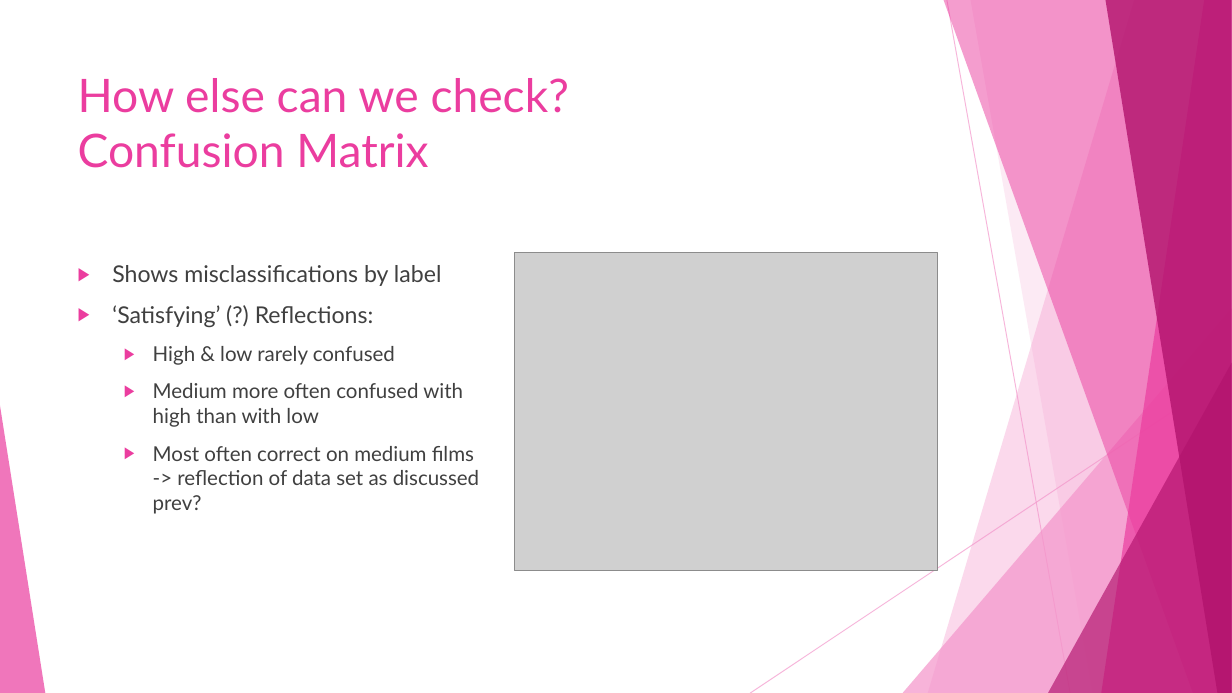
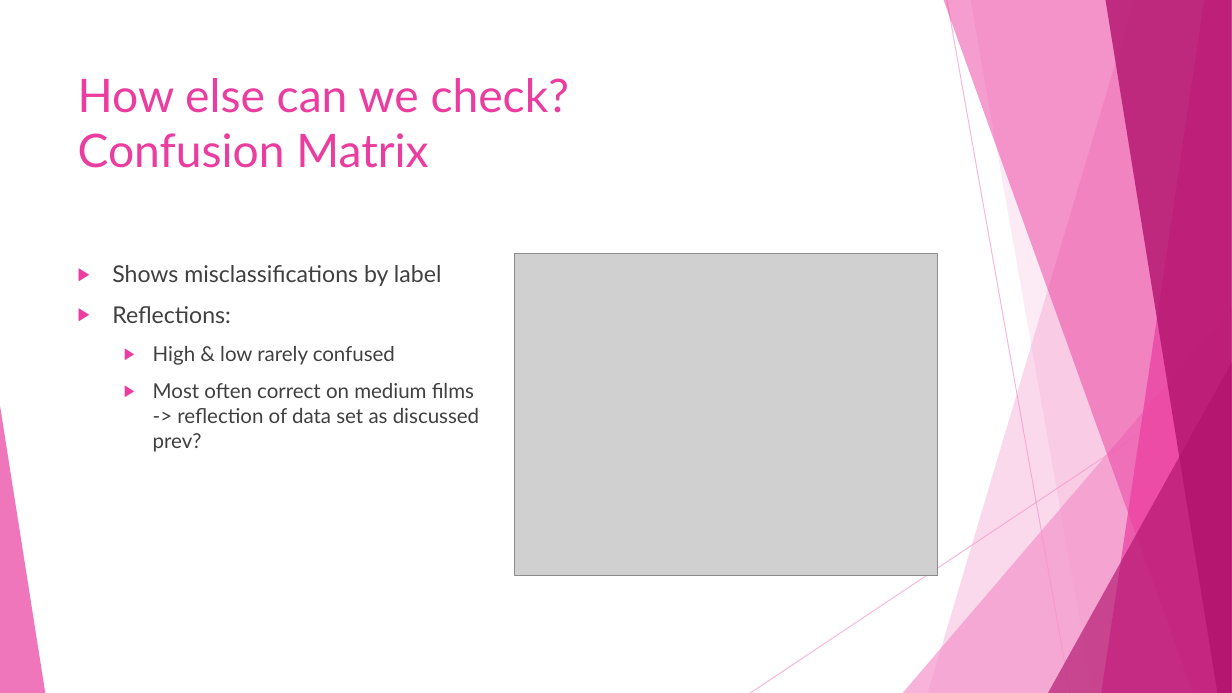
Before and after one commit to katjad/iris-robot-imdb, a slide deck: slide 12 of IMDb Data Exploration & Machine Learning.pptx (slide 9 before the commit). Drawn at 1232x693 pixels with LibreOffice and Linux fonts; fonts in the diff are those of the drawing; grey boxes stand for pictures. Boxes give left, top, right and bottom in pixels: in the first picture for what was removed or moved away, otherwise in the second. Text is boxed around its words. In the diff, an @@ line names an element or a change of style, - is before the commit and + after.

```diff
--- a/IMDb Data Exploration & Machine Learning.pptx
+++ b/IMDb Data Exploration & Machine Learning.pptx
@@ picture: place and size @@
-picture at [515, 252, 938, 571]
+picture at [515, 253, 938, 576]
@@ text at [112, 306, 231, 323]: text changed @@
-▶ ‘Satisfying’ (?) Reflections:
+▶ Reflections:
@@ text at [153, 383, 463, 427]: paragraph removed @@
-  ▶ Medium more often confused with high than with low
```
Also in this commit, not shown: 4 other slides changed, 5 slides added.
